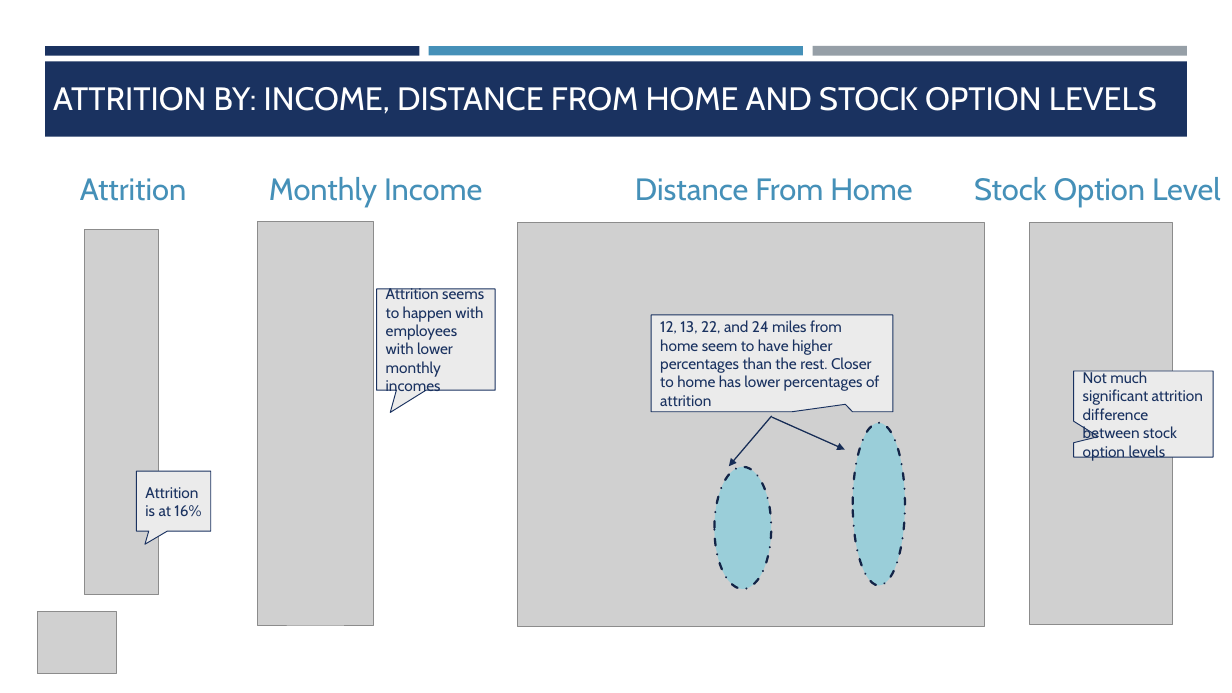
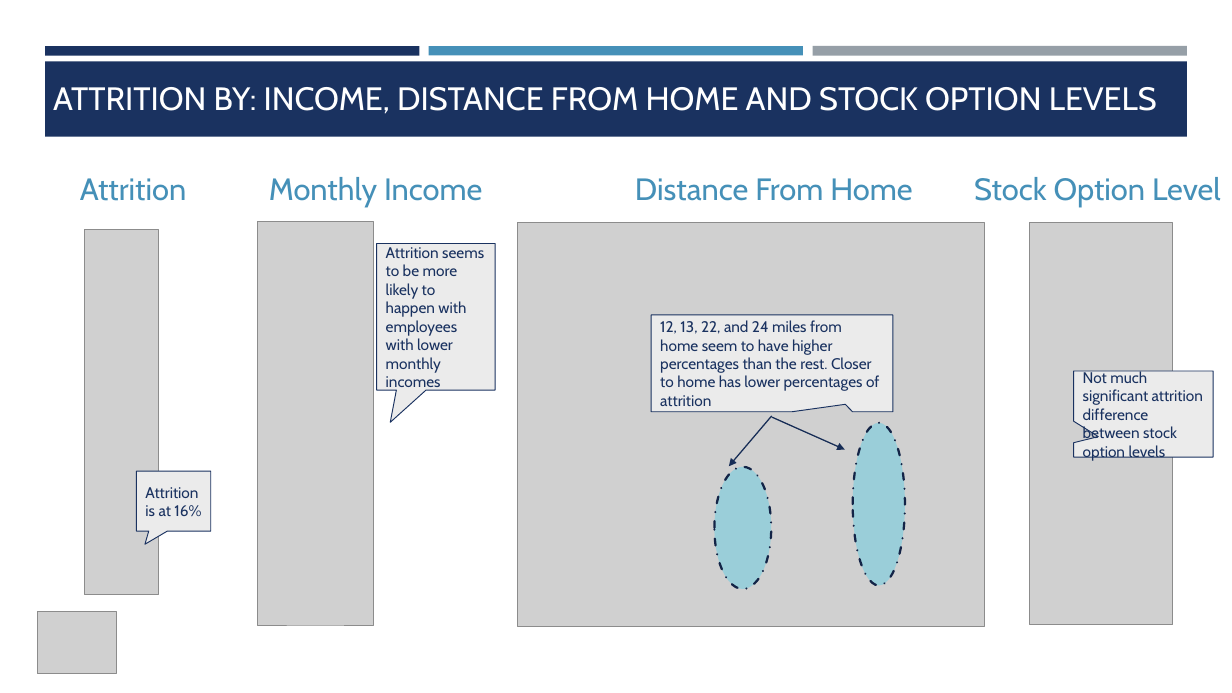
Before and after one commit to jainhsuya/msds.6306.case.study.2, a slide deck: slide 5 of Case Study 2.pptx. Drawn at 1232x693 pixels with LibreOffice and Linux fonts; fonts in the diff are those of the drawing; grey boxes stand for pictures. Boxes give left, top, right and bottom in pixels: in the first picture for what was removed or moved away, otherwise in the second. Text is boxed around its words. In the diff, an @@ line names an element or a change of style, - is before the commit and + after.

```diff
--- a/Case Study 2.pptx
+++ b/Case Study 2.pptx
@@ speech box "Attrition seems to be more ..." resized from (x1=377, y1=289, x2=495, y2=391) to (x1=377, y1=244, x2=495, y2=391) @@
@@ text in speech box at (x1=386, y1=247, x2=484, y2=392): text changed @@
-Attrition seems to happen with employees with lower monthly incomes
+Attrition seems to be more likely to happen with employees with lower monthly incomes
```
Also in this commit, not shown: 7 other slides changed, 1 slide added, 1 slide removed.
